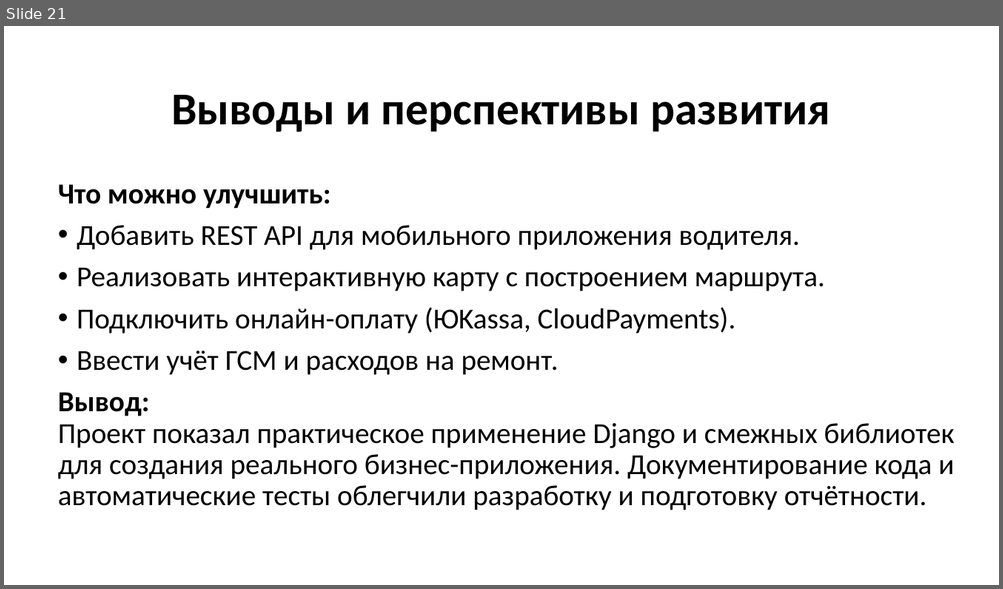
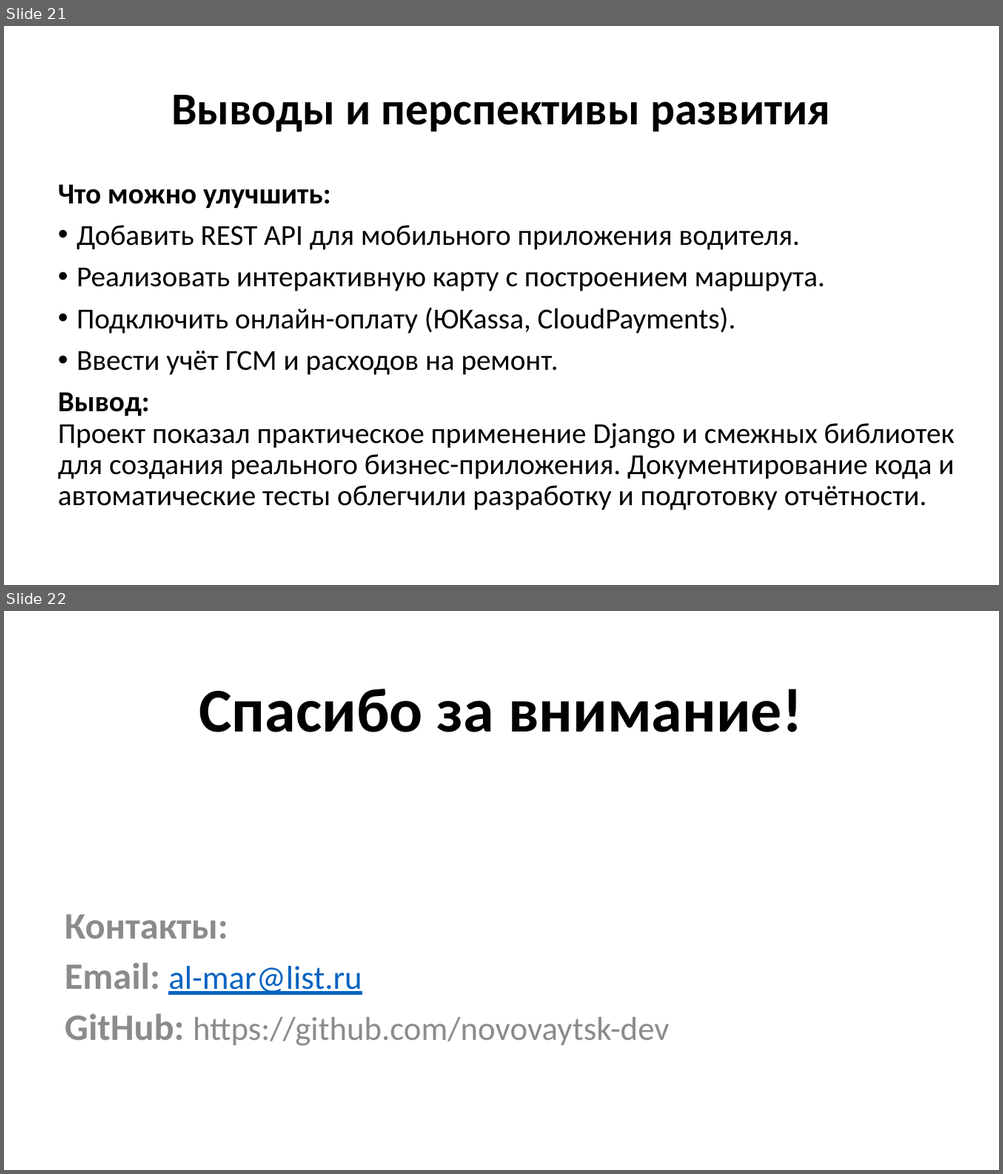
Before and after one commit to novovaytsk-dev/--------, a slide deck: CRM-система для службы грузоперевозок «TransportCRM».pptx. Shown one above the other, each under a label of ours: slide 21 before the commit, slides 21 and 22 after it. The pictures are 1003x589 and 1003x1174 pixels, drawn with LibreOffice and Linux fonts; fonts in the diff are those of the drawing. Boxes give left, top, right and bottom in pixels: in the first picture for what was removed or moved away, otherwise in the second. Text is boxed around its words. In the diff, an @@ line names an element or a change of style, - is before the commit and + after.

```diff
--- a/CRM-система для службы грузоперевозок «TransportCRM».pptx
+++ b/CRM-система для службы грузоперевозок «TransportCRM».pptx
@@ slide 22 added at [4, 611, 999, 1170], background #FFFFFF @@
@@ title added at [199, 689, 802, 732], 60 pt, text #000000, bold @@
+Спасибо за внимание!
@@ text added at [65, 914, 669, 1046], 32 pt, text #8C8C8C @@
+Контакты:
+Email: al-mar@list.ru
+GitHub: https://github.com/novovaytsk-dev
```
Also in this commit, not shown: 1 slide changed, 1 slide removed.
